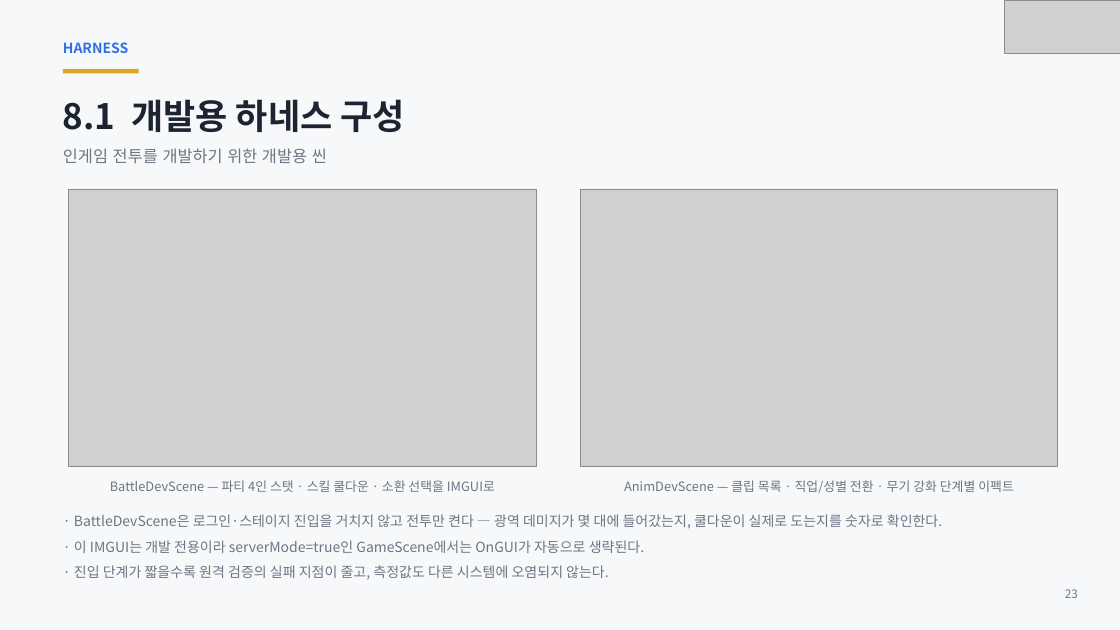
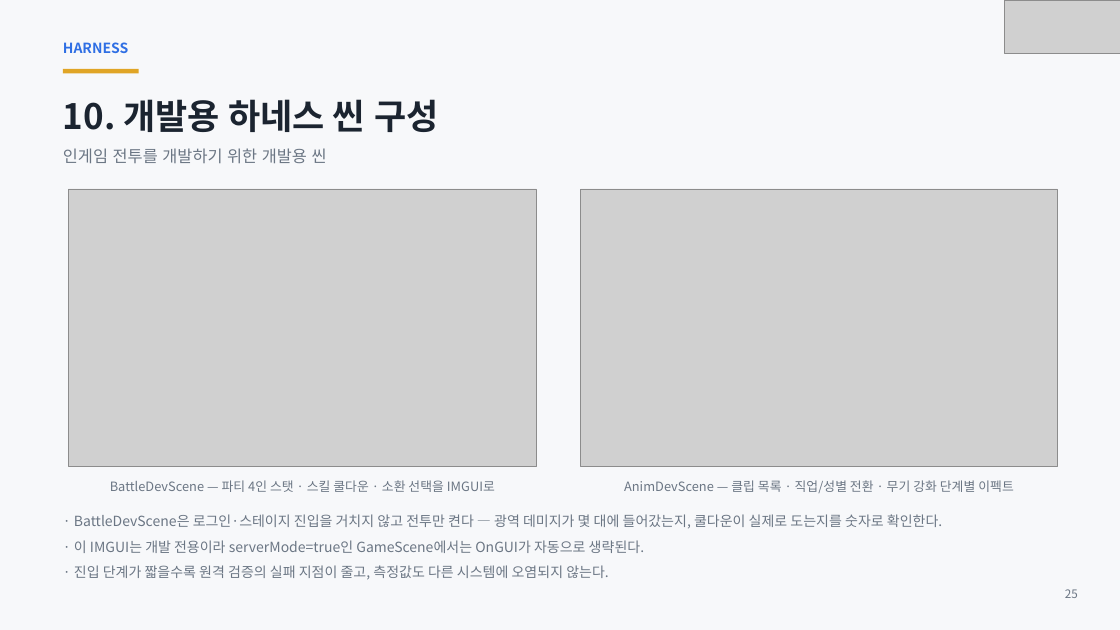
Before and after one commit to ks-wook/com2us-taskbar-hero, a slide deck: slide 24 of docs/com2us-taskbar-hero-발표자료.pptx (slide 23 before the commit). Drawn at 1120x630 pixels with LibreOffice and Linux fonts; fonts in the diff are those of the drawing; grey boxes stand for pictures. Boxes give left, top, right and bottom in pixels: in the first picture for what was removed or moved away, otherwise in the second. Text is boxed around its words. In the diff, an @@ line names an element or a change of style, - is before the commit and + after.

```diff
--- a/docs/com2us-taskbar-hero-발표자료.pptx
+++ b/docs/com2us-taskbar-hero-발표자료.pptx
@@ text at [63, 99, 439, 132]: text changed @@
-8.1 개발용 하네스 구성
+10. 개발용 하네스 씬 구성
@@ text at [1065, 589, 1078, 598]: text changed @@
-23
+25
```
Also in this commit, not shown: 21 other slides changed, 6 slides added, 6 slides removed.
